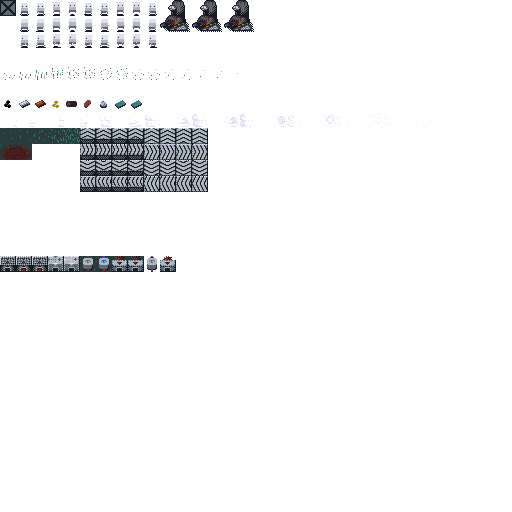
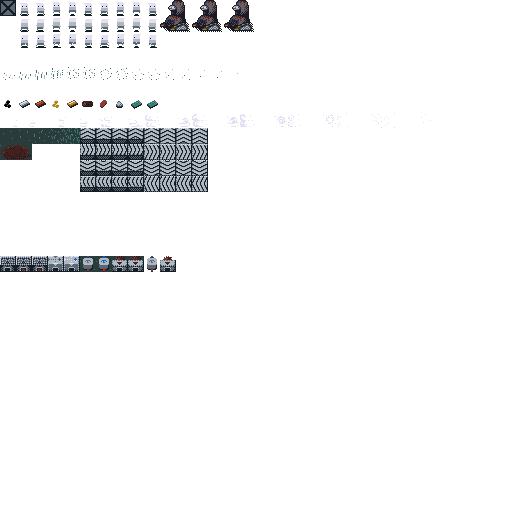
Two versions of the same layered image (w=512, h=512). Layer-by-layer changes:
painted on "resources" over [66, 100, 158, 109]
